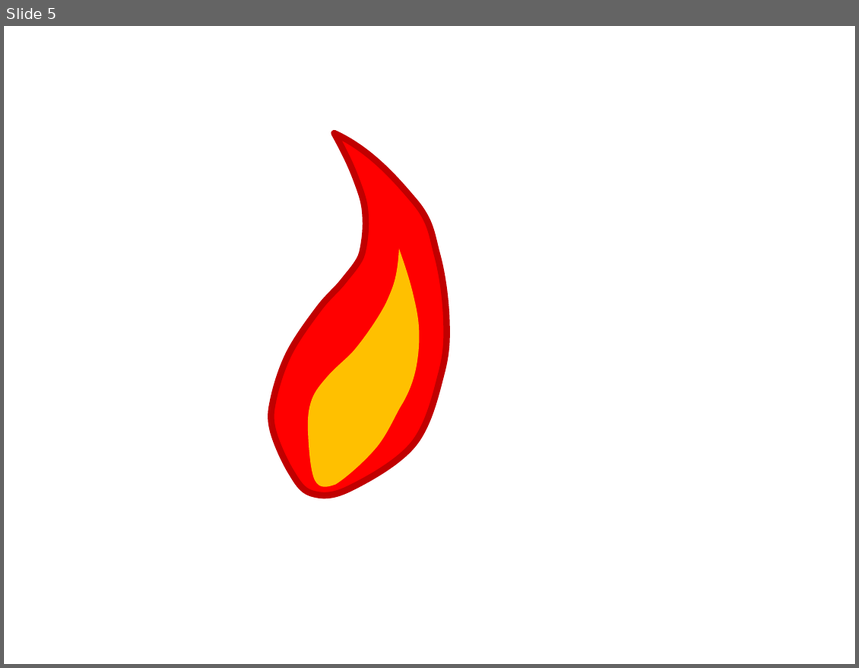
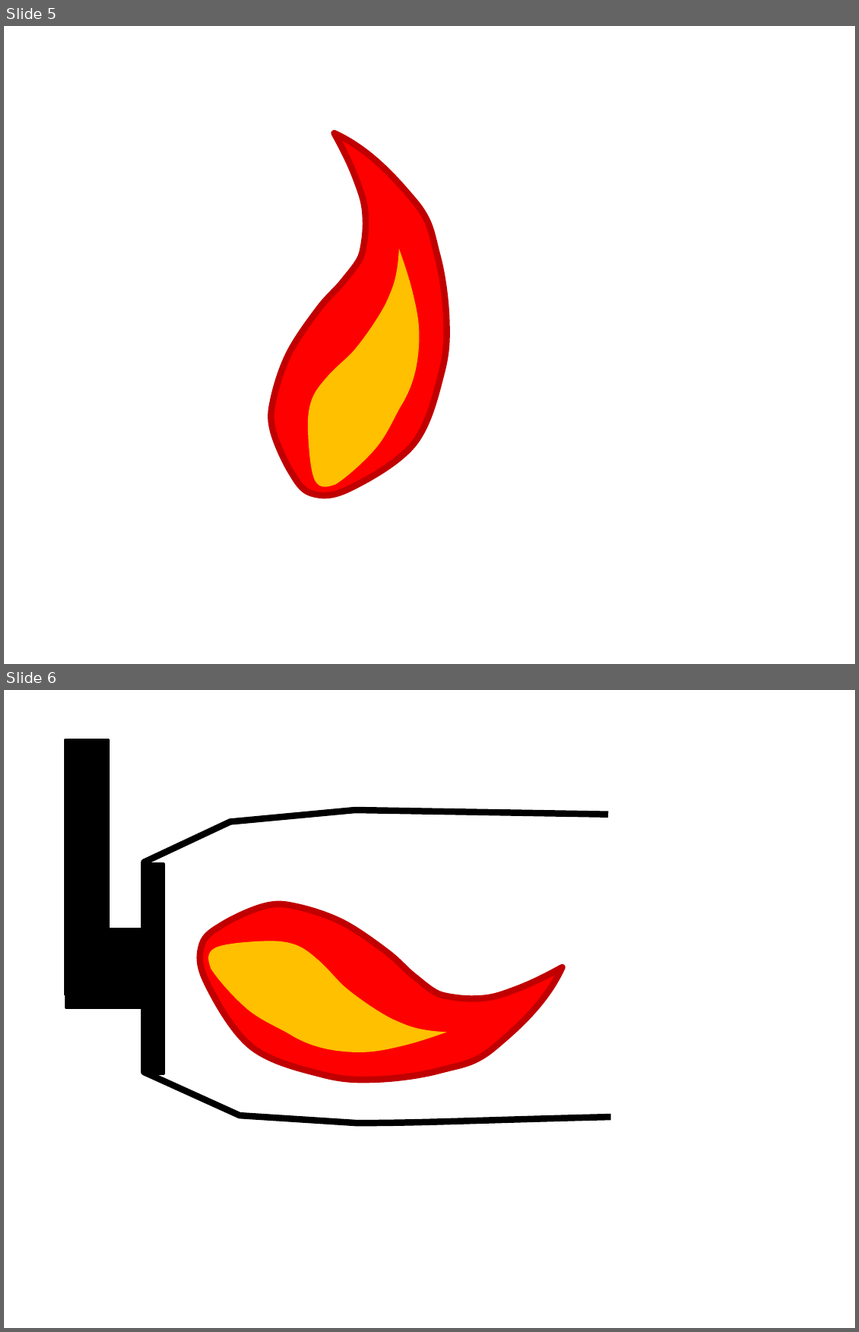
Before and after one commit to zeta-plusplus/PropulsionSystem, a slide deck: figs/makeFig.pptx. Shown one above the other, each under a label of ours: slide 5 before the commit, slides 5 and 6 after it. The pictures are 859x668 and 859x1332 pixels, drawn with LibreOffice and Linux fonts; fonts in the diff are those of the drawing. Boxes give left, top, right and bottom in pixels: in the first picture for what was removed or moved away, otherwise in the second. Text is boxed around its words. In the diff, an @@ line names an element or a change of style, - is before the commit and + after.

```diff
--- a/figs/makeFig.pptx
+++ b/figs/makeFig.pptx
@@ slide 6 added at (4, 690, 855, 1328), background #FFFFFF @@
@@ rectangle added at (66, 739, 108, 995), fill #000000, outline #000000 2 pt @@
@@ freeform shape added at (144, 811, 611, 1124), outline #000000 6 pt @@
@@ rectangle added at (145, 864, 164, 1074), fill #000000, outline #000000 2 pt @@
@@ freeform shape added at (201, 904, 563, 1080), fill #FF0000, outline #C00000 6 pt @@
@@ rectangle added at (66, 929, 163, 1009), fill #000000, outline #000000 2 pt @@
@@ freeform shape added at (208, 942, 447, 1053), fill #FFC000 @@
```
Also in this commit, not shown: 4 other files.
